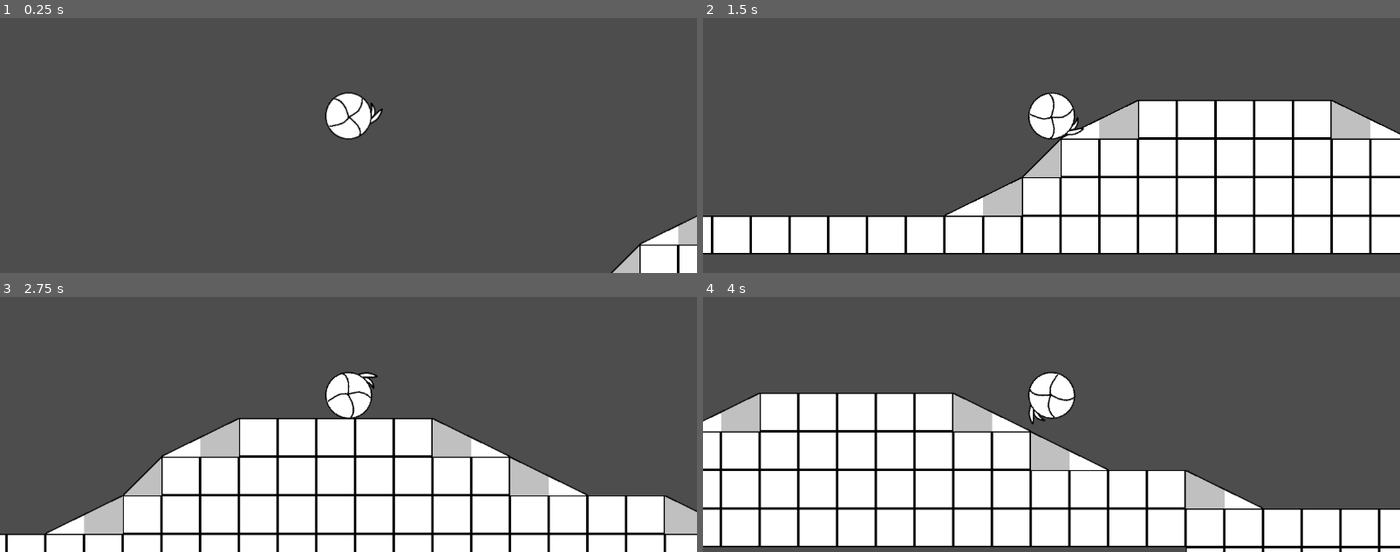
Above: before the commit, frames 1-4 (two rows, left to right).
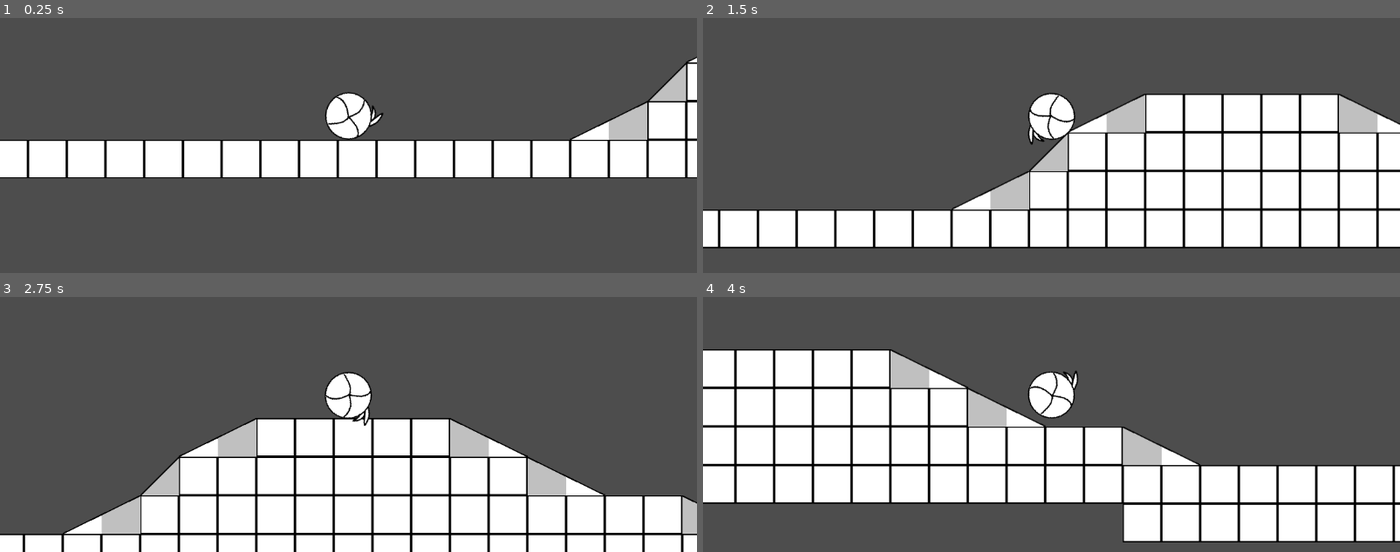
Above: after the commit, the same moments.

Repository: bogtrotter128/gitdilla
Game: Godot game, scene res://scenes/tile_map_layer.tscn
Two runs of this game, one before a commit and one after it. Both use one fixed random seed, a clock stepped at 60 frames per second and the inputs below. The project has no main scene, so this scene is started directly.
Inputs:
- Up to frame 1 (0.25 s): no input
- Up to frame 2 (1.5 s): hold D (right) from 0.53 s (still down); tap Space (select) at 0.6, 1.35 s
- Up to frame 3 (2.75 s): release D (right) at 2.03 s; hold A (left) from 2.03 s (still down); tap Space (select) at 2.1 s
- Up to frame 4 (4 s): release A (left) at 2.78 s; hold D (right) from 2.78 s (still down); tap Space (select) at 2.85, 3.6 s

The runs differ from the first frame. In frame 1, 19% of the frame differs, in the area x 0-100%, y 15-100%; in frame 2, 16%; in frame 3, 11%; in frame 4, 35%, in the area x 0-100%, y 20-100%.

Commit message:
updated to godot 4.7

Diff:
--- a/player/bounce.gd
+++ b/player/bounce.gd
@@ -2,12 +2,12 @@
 @onready var player: Player = $".."
 
 func enter_state():
-	var tempv = player.velocity
-	player.velocity = Vector2.ZERO
-	await get_tree().create_timer(0.1).timeout
-	player.velocity = tempv
-	player.velocity += Vector2(tempv.x*-2, -abs(tempv.x)) + Vector2(250*-player.dir,-250)
-	player.dir *= -1
+	#var tempv = player.velocity
+	#player.velocity = Vector2.ZERO
+	player.change_speed(-player.dir)
+	#await get_tree().create_timer(0.1).timeout
+	#player.velocity = tempv
+	#player.velocity += Vector2(tempv.x,-200)
 	player.change_state("roll")
 
 func handle_input(delta):
--- a/player/player.gd
+++ b/player/player.gd
@@ -1,6 +1,7 @@
 extends CharacterBody2D
 class_name Player
 @onready var sprite: Sprite2D = $sprite
+@onready var wall_detect: RayCast2D = $wall_detect
 
 var gravity = 5000
 var base_speed:float = 500
@@ -15,10 +16,12 @@
 func _physics_process(delta: float) -> void:
 	if current_state:
 		current_state.handle_input(delta)
+	move_and_slide()
 
 func change_speed(setdir):
 	sprite.flip_h = false if setdir > 0 else true
-	velocity.y -= 800
+	wall_detect.target_position.x = 60*setdir
+	if is_on_floor(): velocity.y -= 500
 	dir = setdir
 
 func change_state(state:String):
--- a/player/player.tscn
+++ b/player/player.tscn
@@ -22,7 +22,7 @@
 target_position = Vector2(0, 43)
 
 [node name="wall_detect" type="RayCast2D" parent="."]
-target_position = Vector2(55, -26)
+target_position = Vector2(60, -18)
 
 [node name="speed_increase_timer" type="Timer" parent="."]
 autostart = true
--- a/player/player_phys.gd
+++ b/player/player_phys.gd
@@ -6,14 +6,13 @@
 var speed = 800
 
 func _input(_event: InputEvent) -> void:
-	var dir = Input.get_axis("left","right")
-	if dir: change_speed(dir)
+	var setdir = Input.get_axis("left","right")
+	if setdir && floor_detect.is_colliding(): change_speed(setdir)
 
-func _integrate_forces(state: PhysicsDirectBodyState2D) -> void:
+func _integrate_forces(_state: PhysicsDirectBodyState2D) -> void:
 	apply_central_force(Vector2(speed*dir,0))
 
 func change_speed(setdir):
 	sprite.flip_h = false if setdir > 0 else true
 	dir = setdir
-	if floor_detect.is_colliding():
-		apply_central_force(Vector2(0,-550))
+	apply_central_impulse(Vector2(100*dir,0))
--- a/player/player_phys.tscn
+++ b/player/player_phys.tscn
@@ -1,8 +1,11 @@
-[gd_scene load_steps=5 format=3 uid="uid://0ryl0tsolxwd"]
+[gd_scene load_steps=6 format=3 uid="uid://0ryl0tsolxwd"]
 
 [ext_resource type="Script" uid="uid://cun5n2ir14yx1" path="res://player/player_phys.gd" id="1_a6m3r"]
 [ext_resource type="Script" uid="uid://d2vwo13ffkrpi" path="res://player/player_parts.gd" id="1_jy7ke"]
 [ext_resource type="Texture2D" uid="uid://dn61iv1c7v20d" path="res://sprites/dilla_ball.png" id="2_jy7ke"]
+
+[sub_resource type="PhysicsMaterial" id="PhysicsMaterial_jy7ke"]
+bounce = 0.2
 
 [sub_resource type="CircleShape2D" id="CircleShape2D_pb10j"]
 radius = 38.052597
@@ -11,6 +14,8 @@
 script = ExtResource("1_jy7ke")
 
 [node name="RigidBody2D" type="RigidBody2D" parent="."]
+physics_material_override = SubResource("PhysicsMaterial_jy7ke")
+gravity_scale = 1.5
 script = ExtResource("1_a6m3r")
 
 [node name="sprite" type="Sprite2D" parent="RigidBody2D"]
--- a/player/roll.gd
+++ b/player/roll.gd
@@ -1,5 +1,6 @@
 extends Node
 @onready var player: Player = $".."
+@onready var wall_detect: RayCast2D = $"../wall_detect"
 
 var caninput = false
 
@@ -23,10 +24,8 @@
 	if player.sprite.rotation_degrees >= 360: player.sprite.rotation_degrees = 0
 	if player.sprite.rotation_degrees < 0: player.sprite.rotation_degrees = 360
 
-	if player.is_on_wall():
+	if wall_detect.is_colliding():
 		player.change_state("bounce")
-
-	player.move_and_slide()
 
 func exit_state():
 	caninput = false
--- a/project.godot
+++ b/project.godot
@@ -8,10 +8,14 @@
 
 config_version=5
 
+[animation]
+
+compatibility/default_parent_skeleton_in_mesh_instance_3d=true
+
 [application]
 
 config/name="dillospinner"
-config/features=PackedStringArray("4.5", "GL Compatibility")
+config/features=PackedStringArray("4.7", "GL Compatibility")
 config/icon="res://icon.svg"
 
 [input]
--- a/scenes/tile_map_layer.tscn
+++ b/scenes/tile_map_layer.tscn
@@ -24,5 +24,4 @@
 tile_map_data = PackedByteArray("AAAAAAEAAAAAAAAAAAABAAEAAAAAAAAAAAACAAEAAAAAAAAAAAADAAEAAAAAAAAAAAAEAAEAAAAAAAAAAAAFAA …(6096 unchanged characters)…
 tile_set = SubResource("TileSet_o3fi6")
 
-[node name="RigidBody2D" parent="." instance=ExtResource("2_okeva")]
-position = Vector2(75, -305)
+[node name="Player" parent="." instance=ExtResource("2_okeva")]
